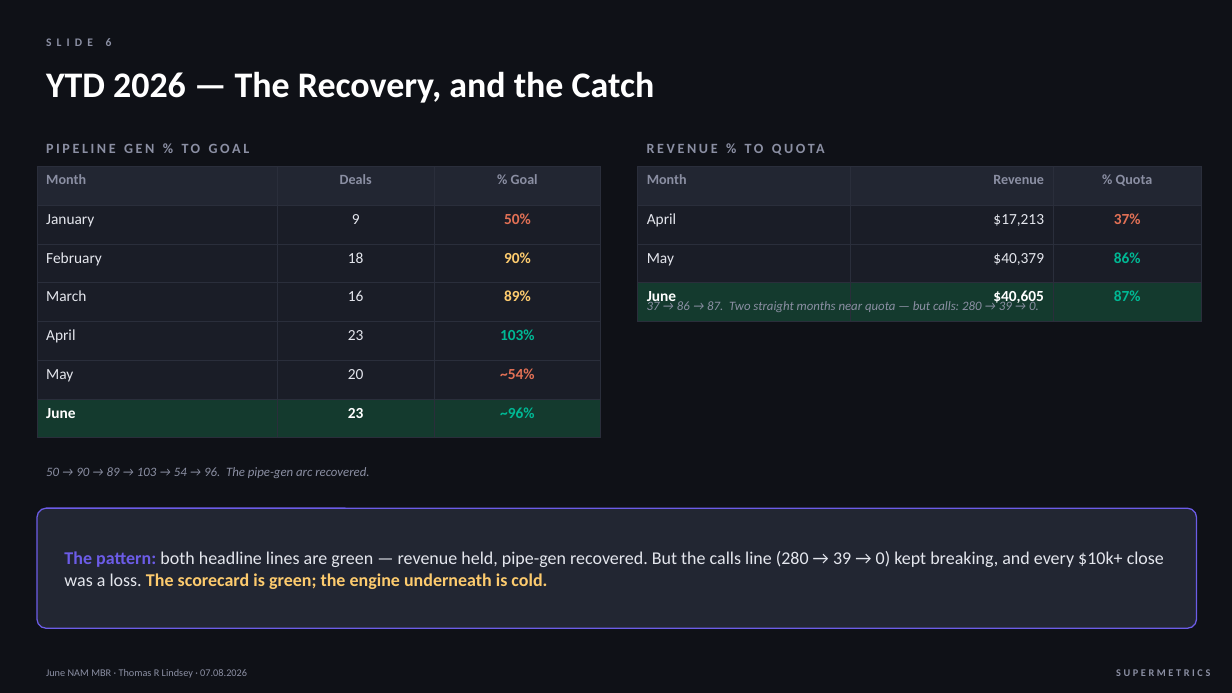
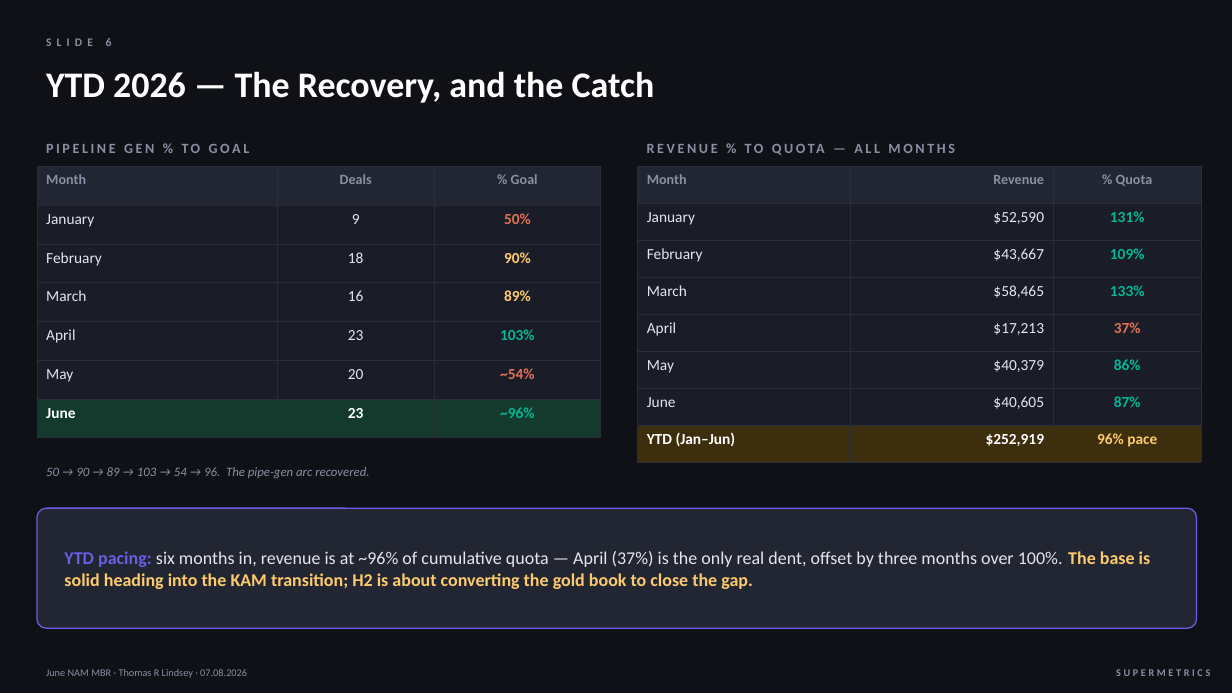
Before and after one commit to thommi2phones/Sales-Coach, a slide deck: slide 6 of June_2026_NAM_MBR.pptx (slide 7 before the commit). Drawn at 1232x693 pixels with LibreOffice and Linux fonts; fonts in the diff are those of the drawing. Boxes give left, top, right and bottom in pixels: in the first picture for what was removed or moved away, otherwise in the second. Text is boxed around its words. In the diff, an @@ line names an element or a change of style, - is before the commit and + after.

```diff
--- a/June_2026_NAM_MBR.pptx
+++ b/June_2026_NAM_MBR.pptx
@@ text at box(638, 134, 1192, 162): text changed @@
-REVENUE % TO QUOTA
+REVENUE % TO QUOTA — ALL MONTHS
@@ table at box(638, 166, 1202, 451) @@
+row 2: January | $52,590 | 131%
+row 3: February | $43,667 | 109%
+row 4: March | $58,465 | 133%
+row 8: YTD (Jan–Jun) | $252,919 | 96% pace
@@ text removed at box(647, 299, 1039, 312) @@
-37 → 86 → 87. Two straight months near quota — but calls: 280 → 39 → 0.
@@ text at box(64, 551, 1151, 589): text changed @@
-The pattern: both headline lines are green — revenue held, pipe-gen recovered. But the calls line (280 → 39 → 0) kept breaking, and every $10k+ close was a loss. The scorecard is green; the engine underneath is cold.
+YTD pacing: six months in, revenue is at ~96% of cumulative quota — April (37%) is the only real dent, offset by three months over 100%. The base is solid heading into the KAM transition; H2 is about converting the gold book to close the gap.
```
Also in this commit, not shown: 5 other slides changed, 6 slides added, 8 slides removed, 1 other file.
